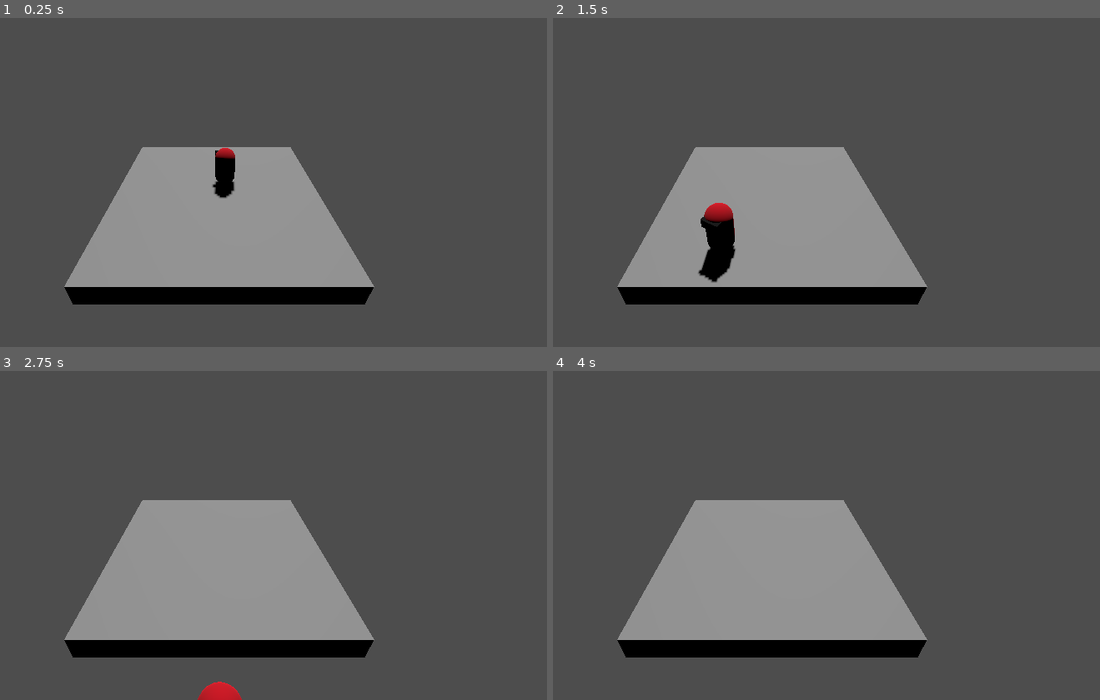
Above: before the commit, frames 1-4 (two rows, left to right).
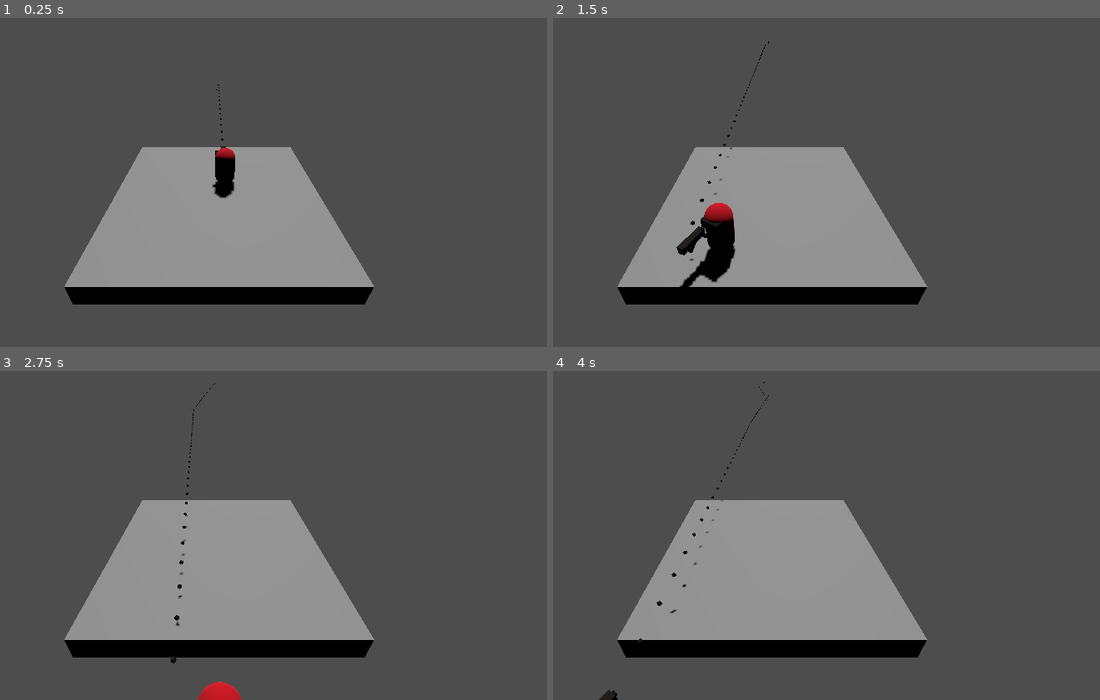
Above: after the commit, the same moments.

Repository: npoy/3d-roguelike-poc
Game: Godot game, scene res://level.tscn
Two runs of this game, one before a commit and one after it. Both use one fixed random seed, a clock stepped at 60 frames per second and the inputs below.
Inputs (mouse positions are in pixels of both pictures, inside the frame that each line leads up to):
- Up to frame 1 (0.25 s): no input
- Up to frame 2 (1.5 s): tap Enter (ui_accept) at 0.5, 0.77 s; move the mouse to (733, 235) at 0.52 s; hold Up (ui_up) from 0.53 s (still down); move the mouse to (968, 215) at 1.27 s
- Up to frame 3 (2.75 s): tap Enter (ui_accept) at 1.52 s; move the mouse to (16, 456) at 2.02 s; release Up (ui_up) at 2.03 s; hold Left (ui_left) from 2.03 s (still down)
- Up to frame 4 (4 s): move the mouse to (799, 512) at 2.77 s; tap Enter (ui_accept) at 3.02, 3.77 s; move the mouse to (667, 420) at 3.52 s; release Left (ui_left) at 3.53 s; hold Down (ui_down) from 3.53 s (still down)

The runs differ from the first frame. In frame 1, less than 0.1% of the frame differs, in the area x 39-42%, y 20-40%; in frame 2, 0.4%, in the area x 22-40%, y 7-82%; in frame 3, 0.1%; in frame 4, 0.2%.

Commit message:
Added gun + bullets

Diff:
--- /dev/null
+++ b/bullet.gd
@@ -0,0 +1,11 @@
+extends Node3D
+
+@export var speed = 70
+
+func _physics_process(delta):
+	"""
+		Basically doing distance = speed * time
+		e.g. translation = Vector3(0, 0, -1) * 70 * 0.5
+		With speed (70) being the magnitude of the velocity vector(70/1 - vector quantity)
+	"""
+	global_translate(Vector3.FORWARD * speed * delta)
--- /dev/null
+++ b/bullet.tscn
@@ -0,0 +1,16 @@
+[gd_scene load_steps=4 format=3 uid="uid://bjpb6s47dklh4"]
+
+[ext_resource type="Script" path="res://bullet.gd" id="1_na1pa"]
+
+[sub_resource type="StandardMaterial3D" id="StandardMaterial3D_hw2so"]
+albedo_color = Color(0, 0, 0, 1)
+
+[sub_resource type="BoxMesh" id="BoxMesh_ld3fl"]
+material = SubResource("StandardMaterial3D_hw2so")
+
+[node name="Bullet" type="Node3D"]
+script = ExtResource("1_na1pa")
+
+[node name="MeshInstance3D" type="MeshInstance3D" parent="."]
+transform = Transform3D(0.1, 0, 0, 0, 0.1, 0, 0, 0, 0.1, 0, 0, 0)
+mesh = SubResource("BoxMesh_ld3fl")
--- /dev/null
+++ b/gun.gd
@@ -0,0 +1,20 @@
+extends Node3D
+
+@export var bullet: PackedScene
+@export var muzzle_speed = 30
+@export var time_between_shots = 100 # In milliseconds
+
+# Called when the node enters the scene tree for the first time.
+func _ready():
+	pass # Replace with function body.
+
+func _process(delta):
+	shoot()
+
+func shoot():
+	var bullet = bullet.instantiate()
+	bullet.global_transform = $Muzzle.global_transform
+	#bullet.speed = muzzle_speed
+	# TODO: Refactor using the corresponding patter, why would we get the root like this?
+	var root_scene = get_tree().get_root().get_children()[0]
+	root_scene.add_child(bullet)
--- /dev/null
+++ b/gun.tscn
@@ -0,0 +1,32 @@
+[gd_scene load_steps=5 format=3 uid="uid://wtm5dukm7v4r"]
+
+[ext_resource type="Script" path="res://gun.gd" id="1_6ixld"]
+[ext_resource type="PackedScene" uid="uid://bjpb6s47dklh4" path="res://bullet.tscn" id="2_w2hod"]
+
+[sub_resource type="BoxMesh" id="BoxMesh_xif6g"]
+
+[sub_resource type="StandardMaterial3D" id="StandardMaterial3D_3vkb2"]
+albedo_color = Color(0.0901961, 0.054902, 0.027451, 1)
+
+[node name="Gun" type="Node3D"]
+transform = Transform3D(-4.37114e-08, 0, -1, 0, 1, 0, 1, 0, -4.37114e-08, 0, 0, 0.656297)
+script = ExtResource("1_6ixld")
+bullet = ExtResource("2_w2hod")
+
+[node name="MeshInstance3D" type="MeshInstance3D" parent="."]
+transform = Transform3D(1, 0, 0, 0, 0.244545, 0, 0, 0, 0.241054, 0, 0, -0.145149)
+mesh = SubResource("BoxMesh_xif6g")
+surface_material_override/0 = SubResource("StandardMaterial3D_3vkb2")
+
+[node name="MeshInstance3D2" type="MeshInstance3D" parent="."]
+transform = Transform3D(0.271525, -0.102148, 0, 0.334505, 0.0829157, 0, 0, 0, 0.241054, -0.441212, -0.145918, -0.145149)
+mesh = SubResource("BoxMesh_xif6g")
+surface_material_override/0 = SubResource("StandardMaterial3D_3vkb2")
+
+[node name="MeshInstance3D3" type="MeshInstance3D" parent="."]
+transform = Transform3D(-0.316117, -0.0893903, 0, 0.292728, -0.0965327, 0, 0, 0, 0.241054, 0.0617374, -0.145918, -0.145149)
+mesh = SubResource("BoxMesh_xif6g")
+surface_material_override/0 = SubResource("StandardMaterial3D_3vkb2")
+
+[node name="Muzzle" type="Marker3D" parent="."]
+transform = Transform3D(1, 0, 0, 0, 1, 0, 0, 0, 1, 0.501526, -0.0136845, -0.168872)
--- /dev/null
+++ b/gun_controller.gd
@@ -0,0 +1,20 @@
+extends Node
+
+@export var starting_weapon: PackedScene
+
+var hand: Marker3D
+var equipped_weapon: Node3D
+
+# Called when the node enters the scene tree for the first time.
+func _ready():
+	hand = get_parent().find_child("Hand")
+
+	if starting_weapon:
+		equip_weapon(starting_weapon)
+
+func equip_weapon(weapon):
+	if equipped_weapon:
+		equipped_weapon.queue_free()
+	else:
+		equipped_weapon = weapon.instantiate()
+		hand.add_child(equipped_weapon)
--- a/level.tscn
+++ b/level.tscn
@@ -1,7 +1,9 @@
-[gd_scene load_steps=7 format=3 uid="uid://ypd2w5ewo5cd"]
+[gd_scene load_steps=9 format=3 uid="uid://ypd2w5ewo5cd"]
 
 [ext_resource type="Script" path="res://player.gd" id="1_b25lt"]
 [ext_resource type="Script" path="res://main.gd" id="1_n2rh3"]
+[ext_resource type="Script" path="res://gun_controller.gd" id="3_0gorf"]
+[ext_resource type="PackedScene" uid="uid://wtm5dukm7v4r" path="res://gun.tscn" id="4_5xw04"]
 
 [sub_resource type="CapsuleMesh" id="CapsuleMesh_bjknu"]
 
@@ -22,7 +24,7 @@
 size = Vector3(10, 1, 10)
 
 [node name="Player" type="CharacterBody3D" parent="."]
-transform = Transform3D(1, 0, 0, 0, 1, 0, 0, 0, 1, 4.89565, 0.527799, -5.25015)
+transform = Transform3D(-1, 0, -8.74228e-08, 0, 1, 0, 8.74228e-08, 0, -1, 4.89565, 0.527799, -5.25015)
 script = ExtResource("1_b25lt")
 metadata/_edit_group_ = true
 
@@ -32,12 +34,19 @@
 surface_material_override/0 = SubResource("StandardMaterial3D_oqqhj")
 
 [node name="Eyes" type="MeshInstance3D" parent="Player/Body"]
-transform = Transform3D(0.376923, 0, 0, 0, 0.317702, 0, 0, 0, 0.70389, 0.346172, 0.532283, -0.0252657)
+transform = Transform3D(0.376923, 0, 0, 0, 0.317702, 0, 0, 0, 0.70389, 0.346172, 0.532283, -0.0252652)
 mesh = SubResource("BoxMesh_b0100")
 skeleton = NodePath("../..")
 surface_material_override/0 = SubResource("StandardMaterial3D_hlyy5")
 
+[node name="Hand" type="Marker3D" parent="Player/Body"]
+transform = Transform3D(-4.37114e-08, 0, 1, 0, 1, 0, -1, 0, -4.37114e-08, 0.3884, 0.237456, 0.458858)
+
 [node name="CollisionShape3D" type="CollisionShape3D" parent="Player"]
+
+[node name="GunController" type="Node" parent="Player"]
+script = ExtResource("3_0gorf")
+starting_weapon = ExtResource("4_5xw04")
 
 [node name="DirectionalLight3D" type="DirectionalLight3D" parent="."]
 transform = Transform3D(-0.997682, -0.0309914, 0.0605834, 0.040698, 0.441777, 0.896201, -0.0545389, 0.896589, -0.439492, 4.55409, 5.11564, -13.576)
--- a/main.gd
+++ b/main.gd
@@ -7,9 +7,6 @@
 	var mouse_position: Vector2 = get_viewport().get_mouse_position()
 	var ray_origin: Vector3 = $Camera3D.project_ray_origin(mouse_position)
 	var ray_target: Vector3 = ray_origin + $Camera3D.project_ray_normal(mouse_position) * ray_lenght
-	#print_debug("Mouse position: ", mouse_position)
-	#print_debug("ray_origin: ", ray_origin)
-	#print_debug("ray_target: ", ray_target)
 
 	var ray_query = PhysicsRayQueryParameters3D.create(ray_origin, ray_target)
 	var space_state: PhysicsDirectSpaceState3D = get_world_3d().direct_space_state
--- a/project.godot
+++ b/project.godot
@@ -14,3 +14,38 @@
 run/main_scene="res://level.tscn"
 config/features=PackedStringArray("4.2", "Forward Plus")
 config/icon="res://icon.svg"
+
+[input]
+
+ui_left={
+"deadzone": 0.5,
+"events": [Object(InputEventKey,"resource_local_to_scene":false,"resource_name":"","device":0,"window_id":0,"alt_pressed":false,"shift_pressed":false,"ctrl_pressed":false,"meta_pressed":false,"pressed":false,"keycode":4194319,"physical_keycode":0,"key_label":0,"unicode":0,"echo":false,"script":null)
+, Object(InputEventJoypadButton,"resource_local_to_scene":false,"resource_name":"","device":0,"button_index":13,"pressure":0.0,"pressed":false,"script":null)
+, Object(InputEventJoypadMotion,"resource_local_to_scene":false,"resource_name":"","device":0,"axis":0,"axis_value":-1.0,"script":null)
+, Object(InputEventKey,"resource_local_to_scene":false,"resource_name":"","device":-1,"window_id":0,"alt_pressed":false,"shift_pressed":false,"ctrl_pressed":false,"meta_pressed":false,"pressed":false,"keycode":0,"physical_keycode":65,"key_label":0,"unicode":97,"echo":false,"script":null)
+]
+}
+ui_right={
+"deadzone": 0.5,
+"events": [Object(InputEventKey,"resource_local_to_scene":false,"resource_name":"","device":0,"window_id":0,"alt_pressed":false,"shift_pressed":false,"ctrl_pressed":false,"meta_pressed":false,"pressed":false,"keycode":4194321,"physical_keycode":0,"key_label":0,"unicode":0,"echo":false,"script":null)
+, Object(InputEventJoypadButton,"resource_local_to_scene":false,"resource_name":"","device":0,"button_index":14,"pressure":0.0,"pressed":false,"script":null)
+, Object(InputEventJoypadMotion,"resource_local_to_scene":false,"resource_name":"","device":0,"axis":0,"axis_value":1.0,"script":null)
+, Object(InputEventKey,"resource_local_to_scene":false,"resource_name":"","device":-1,"window_id":0,"alt_pressed":false,"shift_pressed":false,"ctrl_pressed":false,"meta_pressed":false,"pressed":false,"keycode":0,"physical_keycode":68,"key_label":0,"unicode":100,"echo":false,"script":null)
+]
+}
+ui_up={
+"deadzone": 0.5,
+"events": [Object(InputEventKey,"resource_local_to_scene":false,"resource_name":"","device":0,"window_id":0,"alt_pressed":false,"shift_pressed":false,"ctrl_pressed":false,"meta_pressed":false,"pressed":false,"keycode":4194320,"physical_keycode":0,"key_label":0,"unicode":0,"echo":false,"script":null)
+, Object(InputEventJoypadButton,"resource_local_to_scene":false,"resource_name":"","device":0,"button_index":11,"pressure":0.0,"pressed":false,"script":null)
+, Object(InputEventJoypadMotion,"resource_local_to_scene":false,"resource_name":"","device":0,"axis":1,"axis_value":-1.0,"script":null)
+, Object(InputEventKey,"resource_local_to_scene":false,"resource_name":"","device":-1,"window_id":0,"alt_pressed":false,"shift_pressed":false,"ctrl_pressed":false,"meta_pressed":false,"pressed":false,"keycode":0,"physical_keycode":87,"key_label":0,"unicode":119,"echo":false,"script":null)
+]
+}
+ui_down={
+"deadzone": 0.5,
+"events": [Object(InputEventKey,"resource_local_to_scene":false,"resource_name":"","device":0,"window_id":0,"alt_pressed":false,"shift_pressed":false,"ctrl_pressed":false,"meta_pressed":false,"pressed":false,"keycode":4194322,"physical_keycode":0,"key_label":0,"unicode":0,"echo":false,"script":null)
+, Object(InputEventJoypadButton,"resource_local_to_scene":false,"resource_name":"","device":0,"button_index":12,"pressure":0.0,"pressed":false,"script":null)
+, Object(InputEventJoypadMotion,"resource_local_to_scene":false,"resource_name":"","device":0,"axis":1,"axis_value":1.0,"script":null)
+, Object(InputEventKey,"resource_local_to_scene":false,"resource_name":"","device":-1,"window_id":0,"alt_pressed":false,"shift_pressed":false,"ctrl_pressed":false,"meta_pressed":false,"pressed":false,"keycode":0,"physical_keycode":83,"key_label":0,"unicode":115,"echo":false,"script":null)
+]
+}
